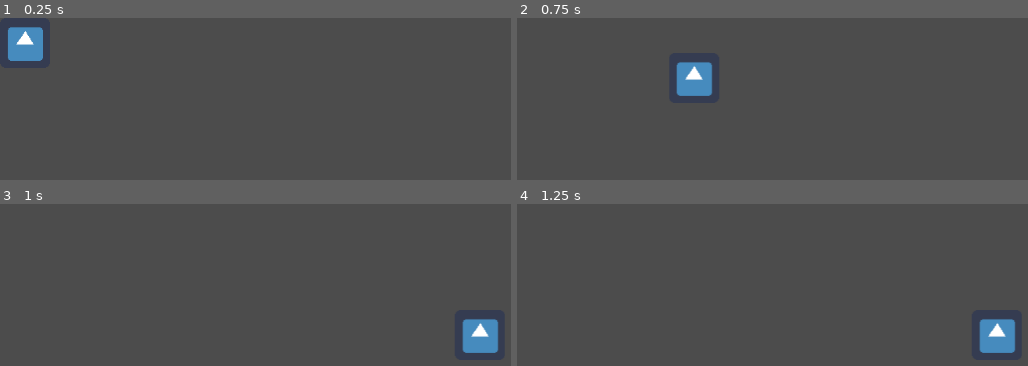
Above: before the commit, frames 1-4 (two rows, left to right).
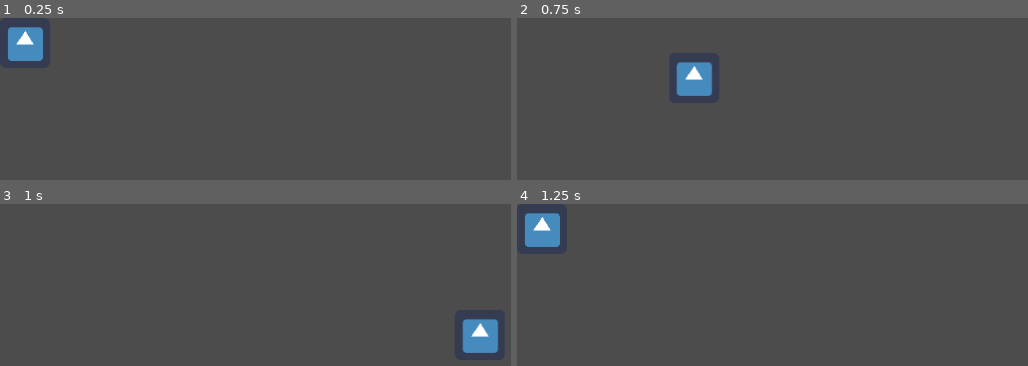
Above: after the commit, the same moments.

Repository: balconylabs/beardoff
Game: Godot game, scene res://DragDropTest/DragDropTest.tscn
The game is run twice, just before and just after one commit, with the same random seed, the same clock (stepped at 60 frames per second) and the same inputs. This scene is started directly instead of the project's main scene. The engine's default icon, where the game draws it, is replaced by a stand-in: a white triangle on a blue panel in a dark square.
Inputs (mouse positions are in pixels of both pictures, inside the frame that each line leads up to):
- Up to frame 1 (0.25 s): no input
- Up to frame 2 (0.75 s): tap Enter at 0.5 s; drag from (542, 42) to (997, 149) at 0.52 s
- Up to frame 3 (1 s): no input
- Up to frame 4 (1.25 s): no input

Frames 1-3 are identical in both runs. In frame 4, 2.9% of the frame differs, in the area x 1-98%, y 5-92%.

Commit message:
added some more drag/drop logic

Diff:
--- a/godot_project/DragDropTest/Area2D.gd
+++ b/godot_project/DragDropTest/Area2D.gd
@@ -4,12 +4,16 @@
 # var a = 2
 # var b = "textvar"
 
-var isDragging = false
+export var isDragging = false
 
 var mouse_tile_pos_offset
 
+var original_position
+
 var tile_node
 var tile_size
+
+export var overValidTarget = false
 
 func _ready():
 	# Called every time the node is added to the scene.
@@ -29,12 +33,18 @@
 		if(event.pressed):
 			print("Clicked")
 			isDragging = true
+			#store original position
+			original_position=position
 			#save mouse offset
 			print(self.position)
 			print(get_global_mouse_position())
 			mouse_tile_pos_offset = self.position - get_global_mouse_position()
 		else:
 			print("Released")
+			print("overValidTarget: ",overValidTarget)
+			if(overValidTarget):
+				position.x = clamp(position.x, tile_size.x/2, get_viewport_rect().size.x - tile_size.x / 2)
+				position.y = clamp(position.y, tile_size.y/2, get_viewport_rect().size.y - tile_size.y / 2)
+			else:
+				position = original_position
 			isDragging = false
-			position.x = clamp(position.x, tile_size.x/2, get_viewport_rect().size.x - tile_size.x / 2)
-			position.y = clamp(position.y, tile_size.y/2, get_viewport_rect().size.y - tile_size.y / 2)
--- a/godot_project/DragDropTest/DragDropTest.tscn
+++ b/godot_project/DragDropTest/DragDropTest.tscn
@@ -22,6 +22,8 @@
 audio_bus_name = "Master"
 script = ExtResource( 1 )
 _sections_unfolded = [ "Audio Bus", "Collision", "Pickable", "Transform" ]
+isDragging = false
+overValidTarget = false
 
 [node name="icon" type="Sprite" parent="Area2D"]
 
Not shown, changed: godot_project/sprites/HeroBeard_sprite.png.import
Not shown, changed: godot_project/sprites/beardMask.png.import
Not shown, changed: godot_project/sprites/herohead_24x80.png.import
